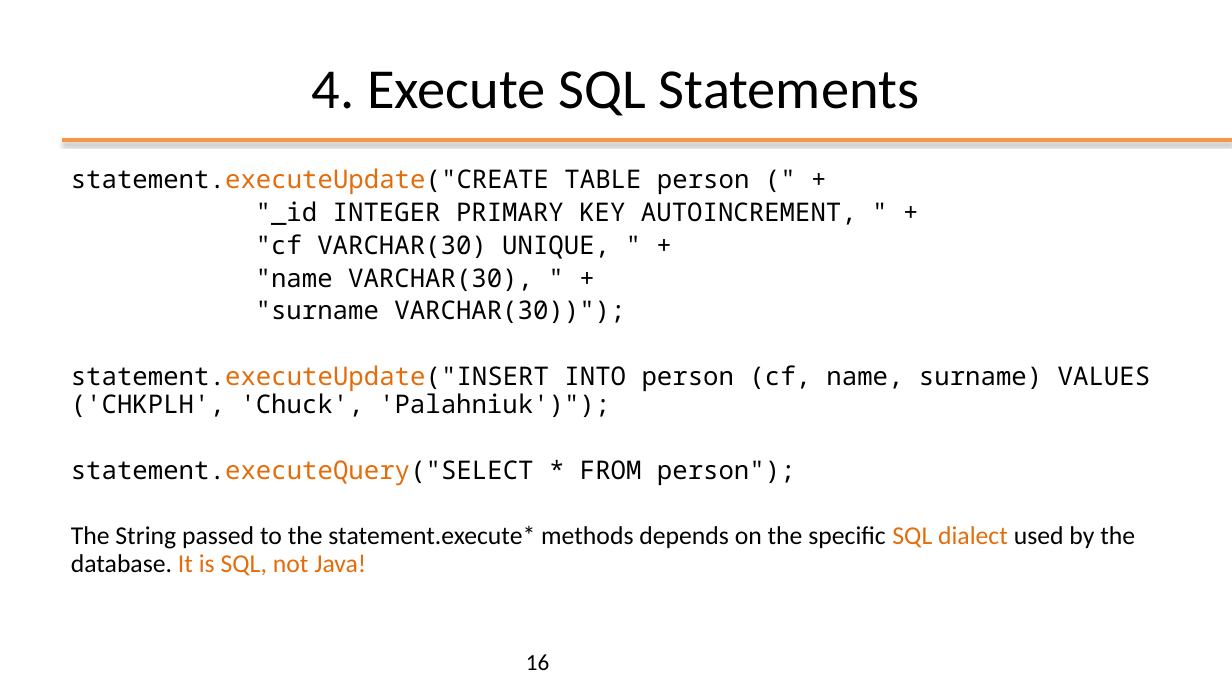
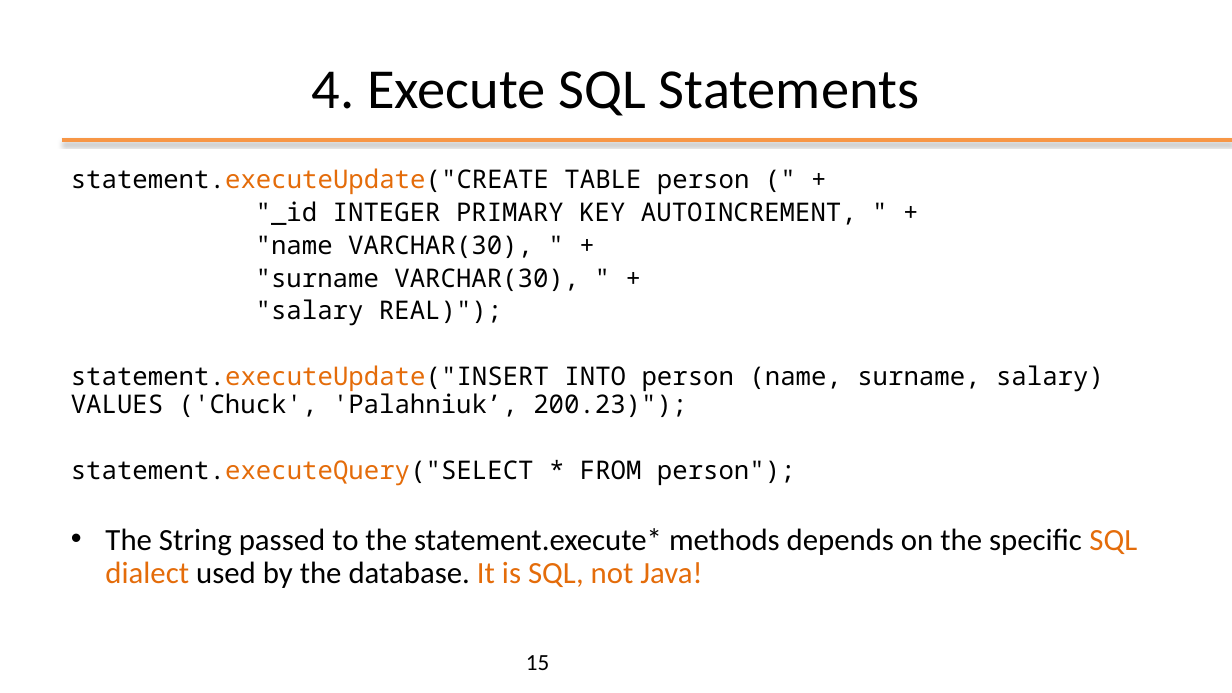
Before and after one commit to plctechnician/ooprogramming, a slide deck: slide 15 of java/slides/ppt/10 - Java Data Access (JDBC).pptx (slide 16 before the commit). Drawn at 1232x693 pixels with LibreOffice and Linux fonts; fonts in the diff are those of the drawing; background and template pictures are left out. Boxes give left, top, right and bottom in pixels: in the first picture for what was removed or moved away, otherwise in the second. Text is boxed around its words. In the diff, an @@ line names an element or a change of style, - is before the commit and + after.

```diff
--- a/java/slides/ppt/10 - Java Data Access (JDBC).pptx
+++ b/java/slides/ppt/10 - Java Data Access (JDBC).pptx
@@ text at (256, 234, 610, 259): paragraph removed @@
-"cf VARCHAR(30) UNIQUE, " +
@@ text at (71, 268, 1104, 417): text changed @@
-"surname VARCHAR(30))");
-statement.executeUpdate("INSERT INTO person (cf, name, surname) VALUES ('CHKPLH', 'Chuck', 'Palahniuk')");
+"surname VARCHAR(30), " +
+"salary REAL)");
+statement.executeUpdate("INSERT INTO person (name, surname, salary) VALUES ('Chuck', 'Palahniuk’, 200.23)");
@@ text at (105, 528, 1137, 588): size 20 to 24 pt in "The String passed to the statement.execute* methods ..."; bullet none to • @@
@@ page number at (526, 655, 549, 670): text changed @@
-16
+15
```
Also in this commit, not shown: 1 other slide changed, 2 slides added, 1 slide removed, 7 other files.
